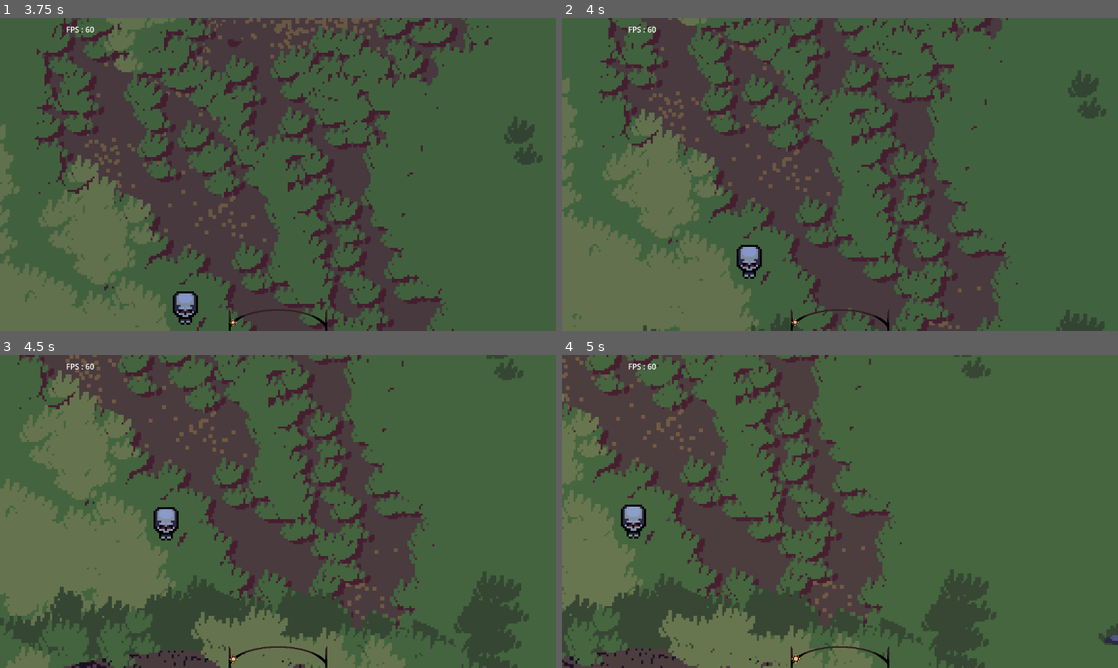
Above: before the commit, frames 1-4 (two rows, left to right).
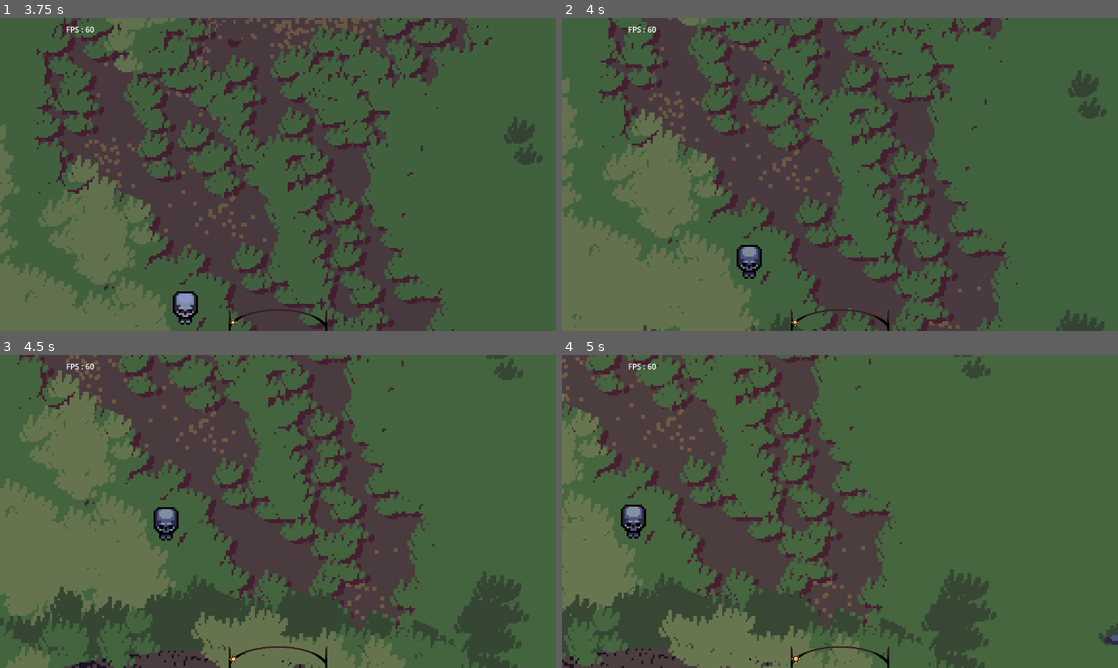
Above: after the commit, the same moments.

Repository: Senjia12/Gamejam2
Game: Godot game, scene res://Level/main.tscn
Two runs of this game, one before a commit and one after it. Both use one fixed random seed, a clock stepped at 60 frames per second and the inputs below.
Inputs (mouse positions are in pixels of both pictures, inside the frame that each line leads up to):
- Up to frame 1 (3.75 s): move the mouse to (250, 237) at 0.52 s; hold W (up) 0.53-2.03 s; tap Shift (shift) at 0.6, 1.55, 2.3, 3.05 s; click (250, 237) at 0.67 s; move the mouse to (444, 221) at 1.27 s; tap Q (attack) at 1.35 s; click (444, 221) at 1.42 s; move the mouse to (111, 127) at 2.02 s; hold A (left) 2.03-3.53 s; right-click (111, 127) at 2.1 s; click (111, 127) at 2.17 s; move the mouse to (305, 174) at 2.77 s; click (305, 174) at 2.85 s; move the mouse to (194, 96) at 3.52 s; hold S (down) from 3.53 s (still down); tap F (control_spell) at 3.6 s; click (194, 96) at 3.67 s
- Up to frame 2 (4 s): keep holding S (down); tap Shift (shift) at 3.8 s
- Up to frame 3 (4.5 s): move the mouse to (400, 495) at 4.27 s; release S (down) at 4.28 s; hold D (right) from 4.28 s (still down); tap E (defensive_spell) at 4.35 s; click (400, 495) at 4.42 s
- Up to frame 4 (5 s): keep holding D (right); tap Shift (shift) at 4.55 s

Frame 1 is identical in both runs. In frame 2, 0.2% of the frame differs, in the area x 32-36%, y 73-83%; in frame 3, 0.2%; in frame 4, 0.2%.

Commit message:
zone d'aura base

Diff:
--- a/coincoin/Level/Cam controller/unit_select.gd
+++ b/coincoin/Level/Cam controller/unit_select.gd
@@ -16,7 +16,6 @@
 var last_pressed
 
 func _physics_process(delta: float) -> void:
-	if !Globals.night: return
 	if Input.is_action_just_pressed("click_droit") && Globals.unit_select != []:
 		for i in Globals.unit_select:
 			i.is_a_moving = false
@@ -40,6 +39,7 @@
 			i.is_moving = false
 			i.move_to(get_global_mouse_position())
 
+	#if !Globals.night: return
 
 func _input(event):
 	if !Globals.night: return
--- a/coincoin/Level/main.tscn
+++ b/coincoin/Level/main.tscn
@@ -337,6 +337,45 @@
 turbulence_initial_displacement_min = 1.49012e-06
 turbulence_initial_displacement_max = 1.49012e-06
 
+[sub_resource type="Animation" id="Animation_blips"]
+length = 0.001
+tracks/0/type = "value"
+tracks/0/imported = false
+tracks/0/enabled = true
+tracks/0/path = NodePath("GPUParticles2D:modulate")
+tracks/0/interp = 1
+tracks/0/loop_wrap = true
+tracks/0/keys = {
+"times": PackedFloat32Array(0),
+"transitions": PackedFloat32Array(1),
+"update": 0,
+"values": [Color(1, 1, 1, 0)]
+}
+tracks/1/type = "value"
+tracks/1/imported = false
+tracks/1/enabled = true
+tracks/1/path = NodePath(".:material:shader_parameter/visibility")
+tracks/1/interp = 1
+tracks/1/loop_wrap = true
+tracks/1/keys = {
+"times": PackedFloat32Array(0),
+"transitions": PackedFloat32Array(1),
+"update": 0,
+"values": [1.0]
+}
+tracks/2/type = "value"
+tracks/2/imported = false
+tracks/2/enabled = true
+tracks/2/path = NodePath(".:visible")
+tracks/2/interp = 1
+tracks/2/loop_wrap = true
+tracks/2/keys = {
+"times": PackedFloat32Array(0),
+"transitions": PackedFloat32Array(1),
+"update": 1,
+"values": [false]
+}
+
 [sub_resource type="Animation" id="Animation_3shsv"]
 resource_name = "spawn"
 tracks/0/type = "value"
@@ -370,49 +409,10 @@
 tracks/2/interp = 1
 tracks/2/loop_wrap = true
 tracks/2/keys = {
-"times": PackedFloat32Array(0),
-"transitions": PackedFloat32Array(1),
+"times": PackedFloat32Array(0, 0.0666667),
+"transitions": PackedFloat32Array(1, 1),
 "update": 1,
-"values": [true]
-}
-
-[sub_resource type="Animation" id="Animation_blips"]
-length = 0.001
-tracks/0/type = "value"
-tracks/0/imported = false
-tracks/0/enabled = true
-tracks/0/path = NodePath("GPUParticles2D:modulate")
-tracks/0/interp = 1
-tracks/0/loop_wrap = true
-tracks/0/keys = {
-"times": PackedFloat32Array(0),
-"transitions": PackedFloat32Array(1),
-"update": 0,
-"values": [Color(1, 1, 1, 0)]
-}
-tracks/1/type = "value"
-tracks/1/imported = false
-tracks/1/enabled = true
-tracks/1/path = NodePath(".:material:shader_parameter/visibility")
-tracks/1/interp = 1
-tracks/1/loop_wrap = true
-tracks/1/keys = {
-"times": PackedFloat32Array(0),
-"transitions": PackedFloat32Array(1),
-"update": 0,
-"values": [1.0]
-}
-tracks/2/type = "value"
-tracks/2/imported = false
-tracks/2/enabled = true
-tracks/2/path = NodePath(".:visible")
-tracks/2/interp = 1
-tracks/2/loop_wrap = true
-tracks/2/keys = {
-"times": PackedFloat32Array(0),
-"transitions": PackedFloat32Array(1),
-"update": 1,
-"values": [false]
+"values": [false, true]
 }
 
 [sub_resource type="AnimationLibrary" id="AnimationLibrary_eyox6"]
@@ -420,6 +420,9 @@
 "RESET": SubResource("Animation_blips"),
 "spawn": SubResource("Animation_3shsv")
 }
+
+[sub_resource type="CircleShape2D" id="CircleShape2D_6oos5"]
+radius = 0.309931
 
 [sub_resource type="Curve2D" id="Curve2D_hbitj"]
 _data = {
@@ -546,6 +549,14 @@
 }
 speed_scale = 3.0
 
+[node name="Area2D" type="Area2D" parent="night aura"]
+position = Vector2(0.498016, 0.498016)
+collision_layer = 4
+collision_mask = 4
+
+[node name="CollisionShape2D" type="CollisionShape2D" parent="night aura/Area2D"]
+shape = SubResource("CircleShape2D_6oos5")
+
 [node name="CanvasLayer" type="CanvasLayer" parent="."]
 
 [node name="day night" type="Control" parent="CanvasLayer"]
@@ -987,4 +998,6 @@
 [connection signal="timeout" from="Terrain/NavigationRegion2D/Delay" to="Terrain" method="_on_delay_timeout"]
 [connection signal="animation_finished" from="day_night cycle" to="day_night cycle" method="_on_animation_finished"]
 [connection signal="timeout" from="day_night cycle/day duration" to="day_night cycle" method="_on_day_duration_timeout"]
+[connection signal="body_entered" from="night aura/Area2D" to="night aura" method="_on_area_2d_body_entered"]
+[connection signal="body_exited" from="night aura/Area2D" to="night aura" method="_on_area_2d_body_exited"]
 [connection signal="pressed" from="CanvasLayer/pause menu/resume" to="CanvasLayer/pause menu" method="_on_resume_pressed"]
--- a/coincoin/Level/night_aura.gd
+++ b/coincoin/Level/night_aura.gd
@@ -1,6 +1,8 @@
 extends ColorRect
 
-
+const CURSEUR_BASE = preload("res://UI/curseur base.png")
+const EPEE = preload("res://UI/épée.png")
+const BOTTE = preload("res://UI/botte.png")
 
 
 func _physics_process(delta: float) -> void:
@@ -8,6 +10,29 @@
 	if Input.is_action_just_pressed("shift"):
 		$spawn.play("spawn")
 		$GPUParticles2D.emitting = true
+		show()
+		for i in $Area2D.get_overlapping_bodies():
+			_on_area_2d_body_entered(i)
 	elif Input.is_action_just_released("shift"):
 		$GPUParticles2D.emitting = false
 		$spawn.play_backwards("spawn")
+		for i in $Area2D.get_overlapping_bodies():
+			_on_area_2d_body_exited(i)
+		Input.set_custom_mouse_cursor(CURSEUR_BASE)
+
+
+func _on_area_2d_body_entered(body: Node2D) -> void:
+	if body.is_in_group("Unit"):
+		if is_visible_in_tree():
+			body.in_night_arura = true
+			Globals.unit_select.append(body)
+			body.enabled()
+			Input.set_custom_mouse_cursor(BOTTE,0,Vector2(16,16))
+
+func _on_area_2d_body_exited(body: Node2D) -> void:
+	if body.is_in_group("Unit"):
+		body.in_night_arura = false
+		Globals.unit_select.erase(body)
+		body.disabled()
+		if Globals.unit_select != [body] and Globals.unit_select != []:
+			Input.set_custom_mouse_cursor(CURSEUR_BASE)
--- a/coincoin/Unit/squellette prefab/squellette_prefab.gd
+++ b/coincoin/Unit/squellette prefab/squellette_prefab.gd
@@ -17,6 +17,8 @@
 var humain_in_range := false
 var in_night_arura := false
 
+var disable := false
+
 var looking := "down"
 
 @onready var cadavre = preload("res://Unit/cadavre/cadavre.tscn")
@@ -25,6 +27,16 @@
 	$Attack_range/CollisionShape2D.scale = Vector2(range,range)
 	current_hp = max_hp
 	animatedSprite.play("idle down")
+
+
+func disabled():
+	disable = true
+	animatedSprite.play("disable " + looking)
+
+
+func enabled():
+	disable = false
+	animatedSprite.play("idle " + looking)
 
 
 func _physics_process(delta: float) -> void:
Not shown: 1 places in coincoin/Level/main.tscn that only renumber resources
